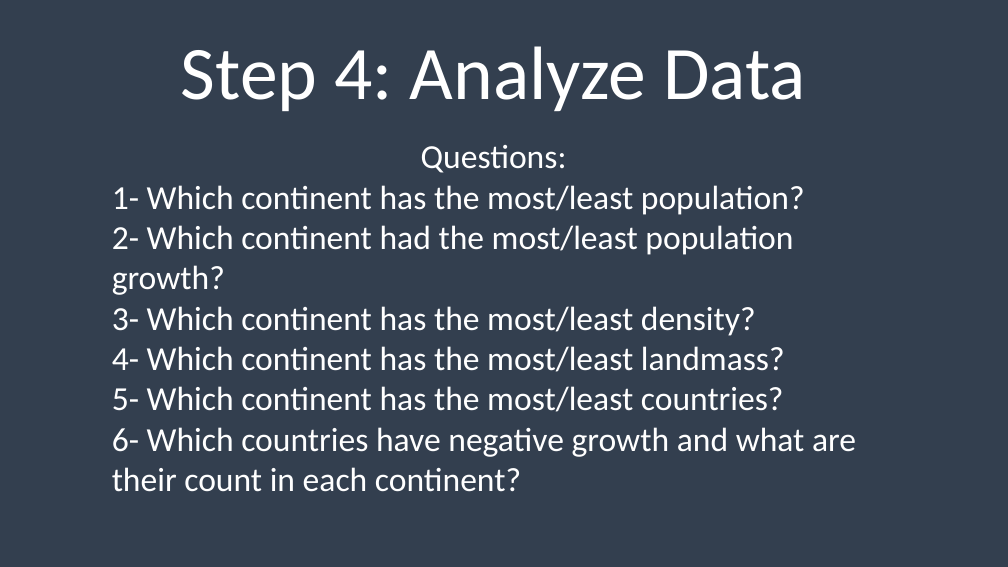
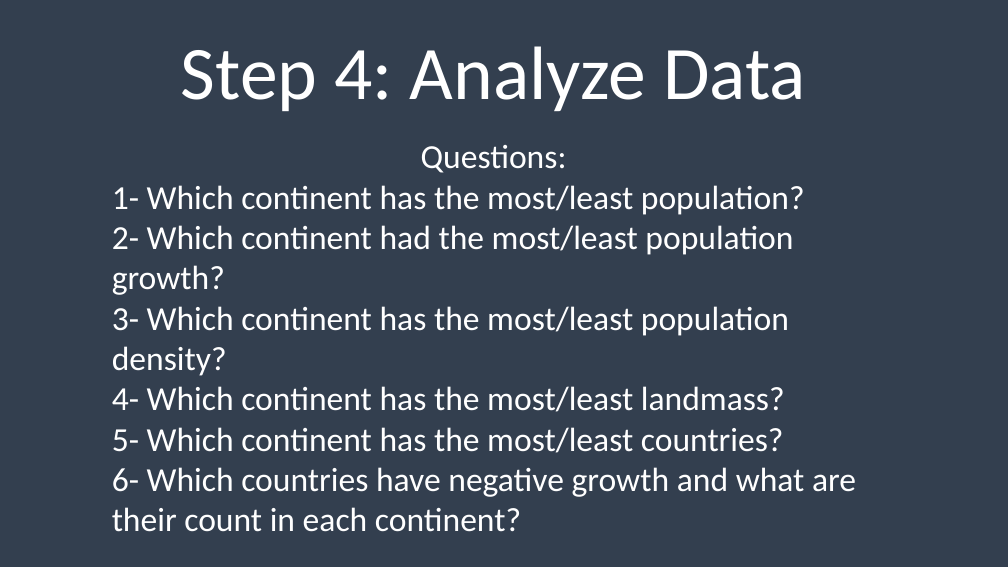
Before and after one commit to FaisalAlsaadi/2023-4516CSQR-FaisalAlsaadi, a slide deck: slide 13 of presentation.pptx. Drawn at 1008x567 pixels with LibreOffice and Linux fonts; fonts in the diff are those of the drawing. Boxes give left, top, right and bottom in pixels: in the first picture for what was removed or moved away, otherwise in the second. Text is boxed around its words. In the diff, an @@ line names an element or a change of style, - is before the commit and + after.

```diff
--- a/presentation.pptx
+++ b/presentation.pptx
@@ subtitle at [112, 306, 789, 376]: text changed @@
-3- Which continent has the most/least density?
+3- Which continent has the most/least population density?
```
Also in this commit, not shown: 9 other slides changed, 2 slides added.
